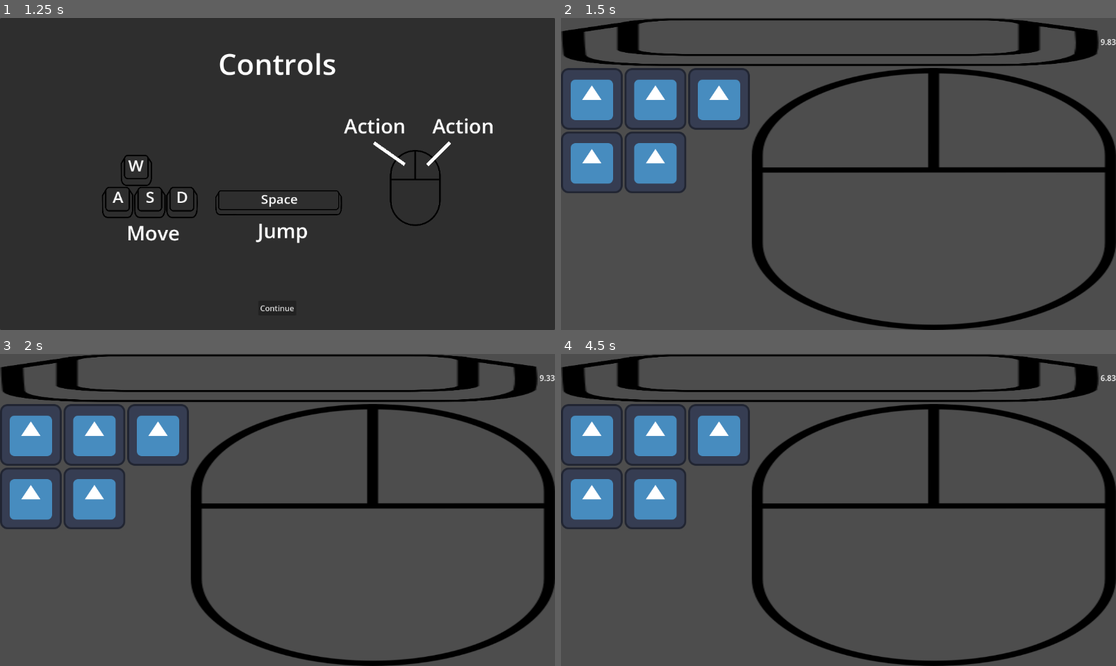
Above: before the commit, frames 1-4 (two rows, left to right).
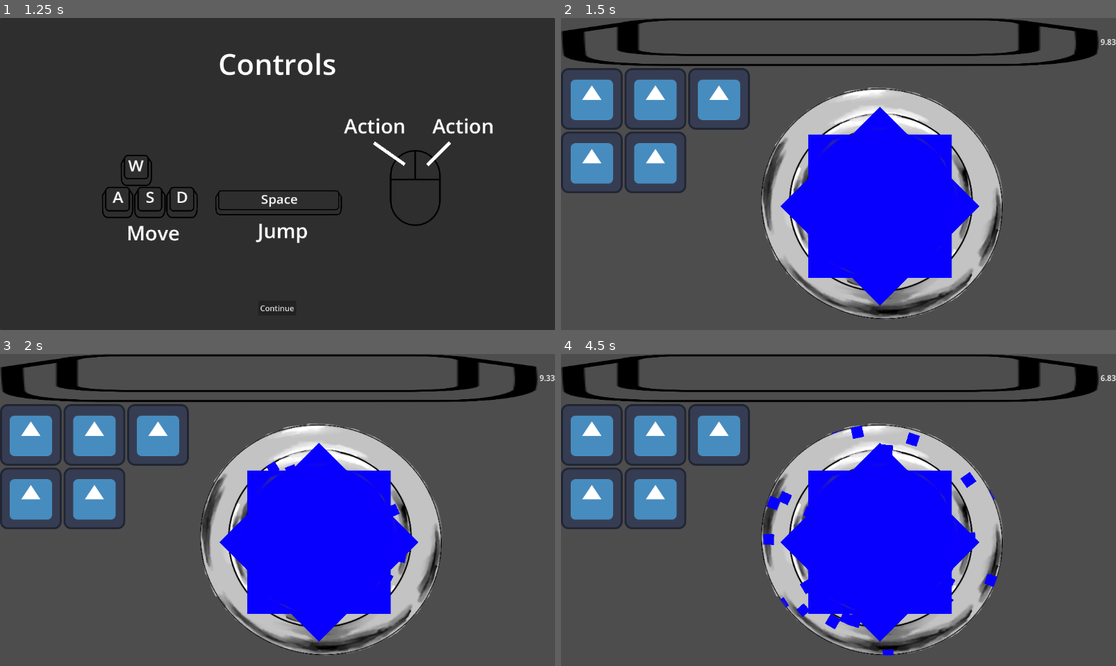
Above: after the commit, the same moments.

Repository: KIT-GameJam/Firework-Craft
Game: Godot game, scene res://gamemanager/gamemanager.tscn
Two runs of this game, one before a commit and one after it. Both use one fixed random seed, a clock stepped at 60 frames per second and the inputs below. The engine's default icon, where the game draws it, is replaced by a stand-in: a white triangle on a blue panel in a dark square.
Inputs (mouse positions are in pixels of both pictures, inside the frame that each line leads up to):
- Up to frame 1 (1.25 s): click "Start" at 0.5 s
- Up to frame 2 (1.5 s): click "Continue" at 1.25 s
- Up to frame 3 (2 s): no input
- Up to frame 4 (4.5 s): tap Enter at 2 s; move the mouse to (866, 510) at 2.02 s; hold W (move_up) from 2.03 s (still down); move the mouse to (810, 510) at 2.77 s; move the mouse to (849, 503) at 3.52 s; move the mouse to (832, 516) at 4.27 s

Frame 1 is identical in both runs. In frame 2, 29% of the frame differs, in the area x 34-100%, y 16-100%; in frame 3, 29%; in frame 4, 29%.

Commit message:
add flask asset and water shader

Diff:
--- a/entities/flask/flask.tscn
+++ b/entities/flask/flask.tscn
@@ -1,11 +1,12 @@
 [gd_scene load_steps=3 format=3 uid="uid://c03f4e3i006pp"]
 
-[ext_resource type="Script" uid="uid://dckixa4yd5csh" path="res://entities/flask.gd" id="1_ubm4n"]
+[ext_resource type="Script" uid="uid://dckixa4yd5csh" path="res://entities/flask/flask.gd" id="1_ubm4n"]
+[ext_resource type="Texture2D" uid="uid://bephr0yqnx4o1" path="res://textures/flask.png" id="2_3wnpu"]
 
-[sub_resource type="RectangleShape2D" id="RectangleShape2D_4rs4y"]
-
-[node name="Flask" type="Node2D"]
+[node name="Flask" type="TextureRect"]
+clip_children = 1
+offset_right = 324.0
+texture = ExtResource("2_3wnpu")
+expand_mode = 2
+stretch_mode = 4
 script = ExtResource("1_ubm4n")
-
-[node name="CollisionShape2D" type="CollisionShape2D" parent="."]
-shape = SubResource("RectangleShape2D_4rs4y")
--- a/entities/flask/particles.tscn
+++ b/entities/flask/particles.tscn
@@ -1,26 +1,33 @@
-[gd_scene load_steps=7 format=3 uid="uid://mr0nop6jx4b2"]
+[gd_scene load_steps=8 format=3 uid="uid://mr0nop6jx4b2"]
 
 [ext_resource type="Script" uid="uid://oa115hpil50" path="res://entities/flask/particles.gd" id="1_85akk"]
 [ext_resource type="Script" uid="uid://dgxkxyp7vn2dk" path="res://entities/flask/particles_multi_mesh.gd" id="2_ycvrc"]
+[ext_resource type="Shader" uid="uid://cxyah2srfigsa" path="res://other/water.gdshader" id="3_8ko70"]
 
 [sub_resource type="MultiMesh" id="MultiMesh_85akk"]
 
-[sub_resource type="StandardMaterial3D" id="StandardMaterial3D_ycvrc"]
-vertex_color_use_as_albedo = true
+[sub_resource type="ShaderMaterial" id="ShaderMaterial_8my8b"]
+shader = ExtResource("3_8ko70")
+shader_parameter/noise_tex_size = Vector2(256, 256)
+shader_parameter/color_amount = 5
+shader_parameter/wave_speed = 1.0
+shader_parameter/frequency_x = 10.0
+shader_parameter/frequency_y = 10.0
+shader_parameter/amplitude_x = 0.02
+shader_parameter/amplitude_y = 0.02
+shader_parameter/pixel_amount = 64.0
 
 [sub_resource type="SphereMesh" id="SphereMesh_dfeej"]
-material = SubResource("StandardMaterial3D_ycvrc")
+material = SubResource("ShaderMaterial_8my8b")
 
 [sub_resource type="BoxMesh" id="BoxMesh_hliqq"]
 
 [node name="Particles" type="Node2D"]
 script = ExtResource("1_85akk")
-color = Color(1, 0, 1, 1)
-corners = 7
 
 [node name="CPUParticles2D" type="CPUParticles2D" parent="."]
 amount = 100
-lifetime = 2.0
+lifetime = 6.0
 speed_scale = 3.0
 randomness = 1.0
 particle_flag_align_y = true
--- /dev/null
+++ b/gamemanager.tscn
@@ -0,0 +1,38 @@
+[gd_scene load_steps=6 format=3 uid="uid://dq6japeljqcb7"]
+
+[ext_resource type="Script" uid="uid://cluu0cgltsenj" path="res://gamemanager/gamemanager.gd" id="1_ymq0e"]
+[ext_resource type="PackedScene" uid="uid://cyfvcuxi210mg" path="res://levels/main_level.tscn" id="2_2iwnt"]
+[ext_resource type="Environment" uid="uid://bhb4ckqipjvu3" path="res://other/main_environment.tres" id="3_7j27j"]
+[ext_resource type="Theme" uid="uid://hheneshfv1b2" path="res://ui/themes/your_theme.tres" id="4_tw36h"]
+[ext_resource type="PackedScene" uid="uid://bilai15byqef2" path="res://ui/screens/pause-menu/pause_menu.tscn" id="5_3f68o"]
+
+[node name="Gamemanager" type="Node"]
+process_mode = 3
+script = ExtResource("1_ymq0e")
+main_level = ExtResource("2_2iwnt")
+
+[node name="WorldEnvironment" type="WorldEnvironment" parent="."]
+environment = ExtResource("3_7j27j")
+
+[node name="MenuLayer" type="CanvasLayer" parent="."]
+unique_name_in_owner = true
+layer = 0
+follow_viewport_enabled = true
+
+[node name="DebugLabel" type="Label" parent="MenuLayer"]
+unique_name_in_owner = true
+visible = false
+offset_left = 23.0
+offset_top = 16.0
+offset_right = 600.0
+offset_bottom = 308.0
+theme = ExtResource("4_tw36h")
+
+[node name="PauseMenu" parent="MenuLayer" instance=ExtResource("5_3f68o")]
+unique_name_in_owner = true
+visible = false
+theme = ExtResource("4_tw36h")
+
+[connection signal="continue_btn_pressed" from="MenuLayer/PauseMenu" to="." method="resume"]
+[connection signal="exit_game_btn_pressed" from="MenuLayer/PauseMenu" to="." method="_quit_game"]
+[connection signal="exit_to_main_menu_btn_pressed" from="MenuLayer/PauseMenu" to="." method="_return_to_title_screen"]
--- a/levels/main_level.tscn
+++ b/levels/main_level.tscn
@@ -1,9 +1,10 @@
-[gd_scene load_steps=5 format=3 uid="uid://cyfvcuxi210mg"]
+[gd_scene load_steps=6 format=3 uid="uid://cyfvcuxi210mg"]
 
-[ext_resource type="Script" uid="uid://23td8m5q5kxt" path="res://levels/main_level.gd" id="1_ilwad"]
+[ext_resource type="Script" path="res://levels/main_level.gd" id="1_ilwad"]
 [ext_resource type="Texture2D" uid="uid://dkgp7tccxyyxc" path="res://icon.svg" id="2_0vhbo"]
 [ext_resource type="Texture2D" uid="uid://bugrq8paq2d7t" path="res://textures/Keycap.svg" id="2_55n5f"]
-[ext_resource type="Texture2D" uid="uid://bhuy5siw5vkxi" path="res://textures/Mouse.svg" id="4_wg11f"]
+[ext_resource type="PackedScene" uid="uid://c03f4e3i006pp" path="res://entities/flask/flask.tscn" id="4_55n5f"]
+[ext_resource type="PackedScene" uid="uid://mr0nop6jx4b2" path="res://entities/flask/particles.tscn" id="5_wg11f"]
 
 [node name="MainLevel" type="Control"]
 layout_mode = 3
@@ -78,10 +79,14 @@
 size_flags_horizontal = 4
 texture = ExtResource("2_0vhbo")
 
-[node name="TextureRect" type="TextureRect" parent="VBoxContainer/HBoxContainer2"]
+[node name="Flask" parent="VBoxContainer/HBoxContainer2" instance=ExtResource("4_55n5f")]
+clip_children = 2
 layout_mode = 2
-size_flags_horizontal = 3
-texture = ExtResource("4_wg11f")
-expand_mode = 3
+
+[node name="Particles" parent="VBoxContainer/HBoxContainer2/Flask" instance=ExtResource("5_wg11f")]
+position = Vector2(266, 287)
+color = Color(0.0333333, 0, 1, 1)
+size = 6
+corners = 8
 
 [connection signal="timeout" from="Timer" to="." method="_day_over"]
--- /dev/null
+++ b/other/water.gdshader
@@ -0,0 +1,46 @@
+shader_type canvas_item;
+
+uniform sampler2D SCREEN_TEXTURE : hint_screen_texture, filter_linear_mipmap;
+
+uniform sampler2D noise_tex : hint_default_white;
+uniform vec2 noise_tex_size = vec2(256.0, 256.0);
+
+uniform sampler2D color_ramp : hint_default_white;
+uniform int color_amount : hint_range(1,20,1) = 5;
+
+uniform float wave_speed = 1.0;
+uniform float frequency_x = 10.0;
+uniform float frequency_y = 10.0;
+uniform float amplitude_x = 0.02;
+uniform float amplitude_y = 0.02;
+
+uniform float pixel_amount = 64.0;
+
+void fragment() {
+	float init_alpha = texture(TEXTURE, UV).a;
+
+	//pixelation
+	vec2 grid_uv = floor(UV * pixel_amount) / pixel_amount;
+
+	//wave effect
+	float off_x = sin(grid_uv.y * frequency_x + TIME * wave_speed) * amplitude_x;
+	float off_y = cos(grid_uv.x * frequency_y + TIME * wave_speed) * amplitude_y;
+	vec2  offset = vec2(off_x, off_y);
+
+	//ossilation
+	vec2 ossilation = grid_uv + vec2(sin(grid_uv.x * frequency_x + TIME * wave_speed) * amplitude_x, cos(grid_uv.y * frequency_y + TIME * wave_speed) * amplitude_y);
+	vec2 px = floor(fract(ossilation) * noise_tex_size);
+	float noise = texture(noise_tex, (px + 0.5) / noise_tex_size).r;
+
+	//moving the bg under
+	vec4 color = texture(SCREEN_TEXTURE, SCREEN_UV + offset);
+
+	//color ramp :D
+	vec4 ramp_color = texture(color_ramp, vec2(round(noise*float(color_amount))/float(color_amount), 1));
+	color = ramp_color;
+
+
+	color.a *= init_alpha*ramp_color.a;
+
+	COLOR = color;
+}
Not shown, added: other/water.gdshader.uid
Binary file added: textures/flask.png
Not shown, added: textures/flask.png.import
